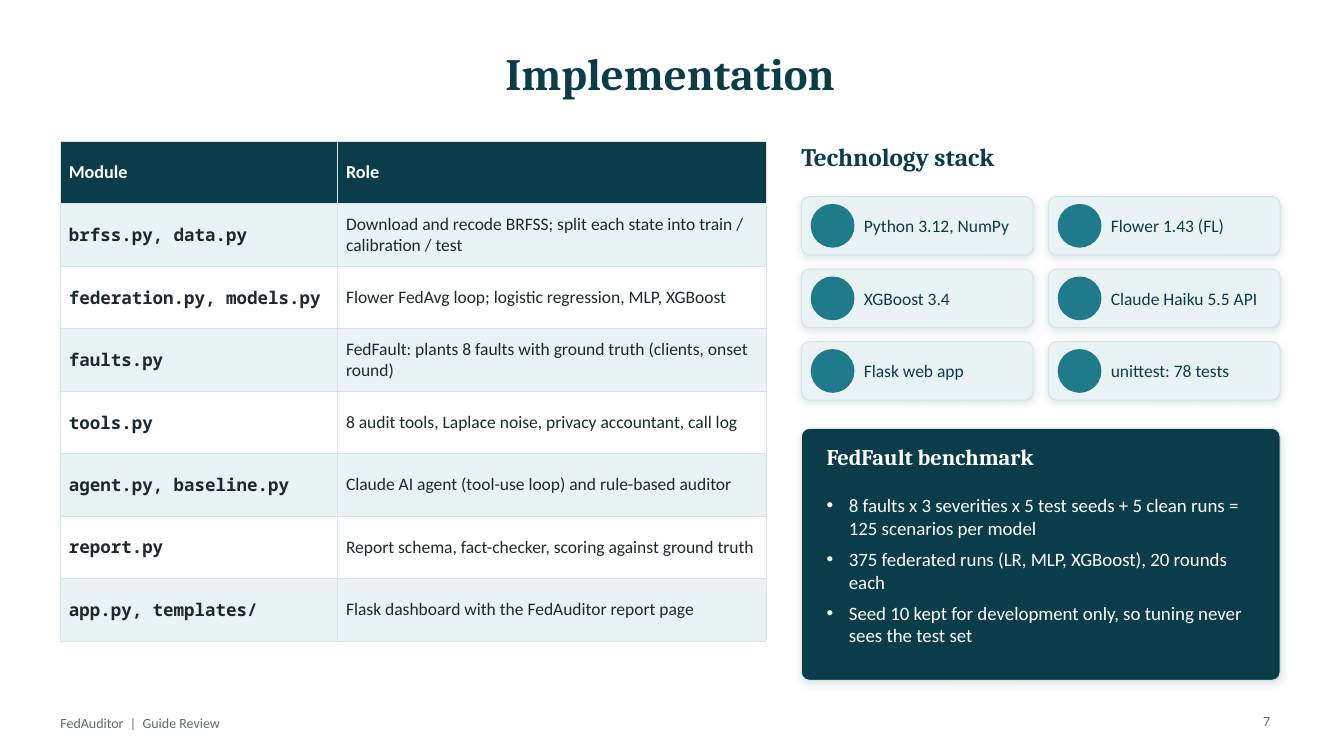
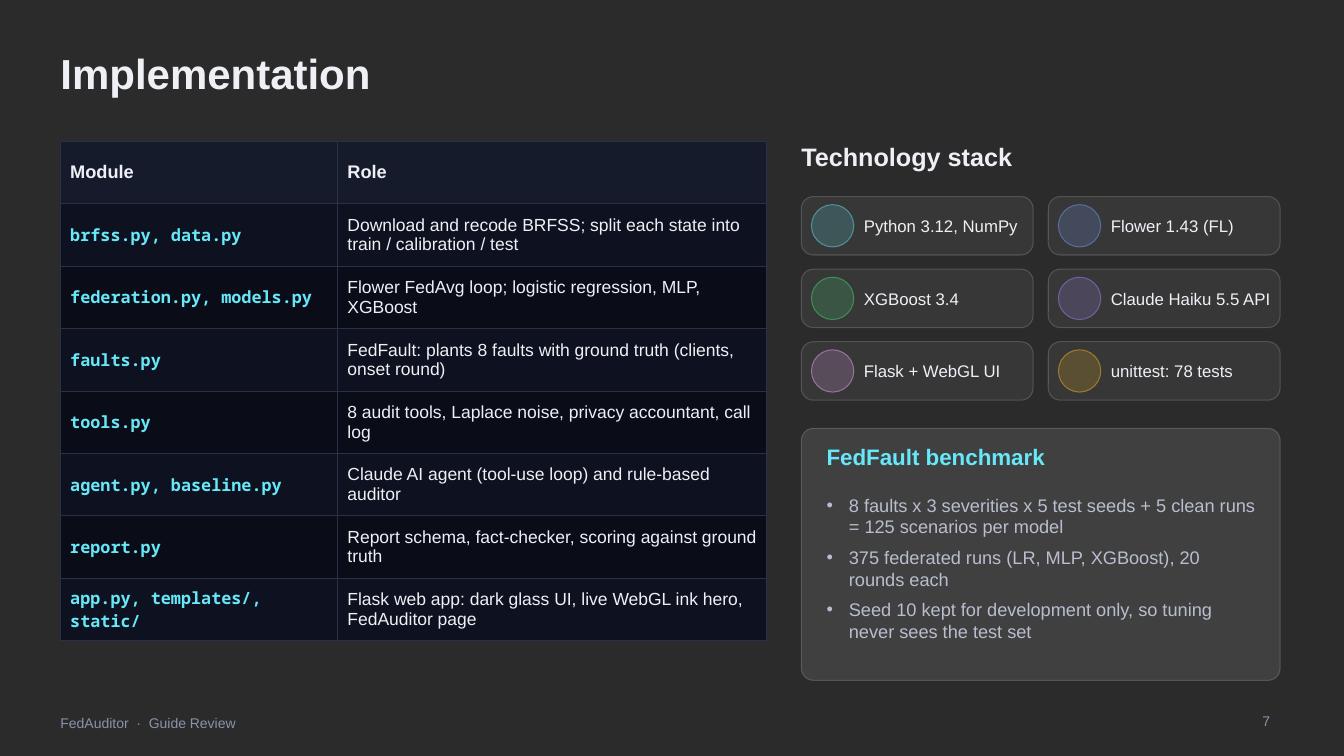
Before and after one commit to sanjayimmanuel24/Fedauditor, a slide deck: slide 7 of docs/presentation/FedAuditor_Guide_Review.pptx. Drawn at 1344x756 pixels with LibreOffice and Linux fonts; fonts in the diff are those of the drawing; background and template pictures are left out; a plain dark background stands for a picture behind light text. Boxes give left, top, right and bottom in pixels: in the first picture for what was removed or moved away, otherwise in the second. Text is boxed around its words. In the diff, an @@ line names an element or a change of style, - is before the commit and + after.

```diff
--- a/docs/presentation/FedAuditor_Guide_Review.pptx
+++ b/docs/presentation/FedAuditor_Guide_Review.pptx
@@ background #FFFFFF to picture (left out) @@
@@ title "Implementation" at (60, 58, 370, 97): size 32 to 30 pt, font Cambria to Arial, text colour #0B3C49 to #EEF0F6; alignment centre to left @@
@@ table at (60, 141, 766, 633) @@
-row 8, column 1: app.py, templates/
+row 8, column 1: app.py, templates/, static/
-row 8, column 2: Flask dashboard with the FedAuditor report page
+row 8, column 2: Flask web app: dark glass UI, live WebGL ink hero, FedAuditor page
@@ fill #0B3C49 to #161B2C in row 1 @@
@@ fill #EAF3F4 to #0E1220 in 8 cells @@
@@ fill #FFFFFF to #0A0D18 in 6 cells @@
@@ font Calibri to Arial in "Module", "Role", "Download and recode BRFSS; split each state ...", "Flower FedAvg loop; logistic regression, MLP, XGBoost" and 4 more places @@
@@ text colour #FFFFFF to #EEF0F6 in "Module", "Role" @@
@@ size 12.5 to 12 pt, text colour #1B2A30 to #67E8F9 in "brfss.py, data.py", "federation.py, models.py", "faults.py", "tools.py" and 2 more places @@
@@ text colour #1B2A30 to #EEF0F6 in "Download and recode BRFSS; split each state ...", "Flower FedAvg loop; logistic regression, MLP, XGBoost", "FedFault: plants 8 faults with ground truth ...", "8 audit tools, Laplace noise, privacy accountant, ..." and 2 more places @@
@@ borders changed @@
@@ text "Technology stack" at (801, 147, 1012, 172): font Cambria to Arial, text colour #0B3C49 to #EEF0F6 @@
@@ ellipse at (812, 205, 854, 247): fill #1F7A8C to #67E8F9 at 18% opacity; outline #1F7A8C 1 pt to #67E8F9 0.75 pt @@
@@ ellipse at (1059, 205, 1101, 247): fill #1F7A8C to #7AA2FF at 18% opacity; outline #1F7A8C 1 pt to #7AA2FF 0.75 pt @@
@@ ellipse at (812, 277, 854, 320): fill #1F7A8C to #4ADE80 at 18% opacity; outline #1F7A8C 1 pt to #4ADE80 0.75 pt @@
@@ ellipse at (1059, 277, 1101, 320): fill #1F7A8C to #A78BFA at 18% opacity; outline #1F7A8C 1 pt to #A78BFA 0.75 pt @@
@@ ellipse at (812, 350, 854, 392): fill #1F7A8C to #F0ABFC at 18% opacity; outline #1F7A8C 1 pt to #F0ABFC 0.75 pt @@
@@ fill #EAF3F4 to #FFFFFF at 6% opacity; outline #D5E4E6 0.75 pt to #FFFFFF 0.75 pt; shadow off; proportions changed in 6 elements at (802, 197, 1033, 255), (1049, 197, 1280, 255), (802, 269, 1033, 328), (1049, 269, 1280, 328), (802, 342, 1033, 400), (1049, 342, 1280, 400) @@
@@ ellipse at (1059, 350, 1101, 392): fill #1F7A8C to #FBBF24 at 18% opacity; outline #1F7A8C 1 pt to #FBBF24 0.75 pt @@
@@ size 12.5 to 12 pt, font Calibri to Arial, text colour #0B3C49 to #EEF0F6 in 5 elements at (864, 220, 1018, 236), (1111, 220, 1234, 236), (864, 293, 959, 305), (1111, 293, 1270, 305), (1111, 365, 1232, 377) @@
@@ text at (864, 365, 1001, 377): text changed; size 12.5 to 12 pt; font Calibri to Arial; text colour #0B3C49 to #EEF0F6 @@
-Flask web app
+Flask + WebGL UI
@@ rounded rectangle at (802, 429, 1280, 681): fill #0B3C49 to #FFFFFF at 10% opacity; outline #D5E4E6 0.75 pt to #FFFFFF 0.75 pt; shadow off; proportions changed @@
@@ text "FedFault benchmark" at (827, 449, 1045, 465): font Cambria to Arial, text colour #FFFFFF to #67E8F9 @@
@@ text "8 faults x 3 severities ..." at (849, 499, 1255, 638): size 13.5 to 13 pt, font Calibri to Arial, text colour #FFFFFF to #B9BECF @@
@@ text at (60, 718, 236, 728): text changed; font Calibri to Arial; text colour #5B6B70 to #8A93AB @@
-FedAuditor | Guide Review
+FedAuditor · Guide Review
@@ page number at (1262, 716, 1270, 726): font Calibri to Arial, text colour #5B6B70 to #8A93AB @@
```
Also in this commit, not shown: 11 other slides changed, 24 other files.
